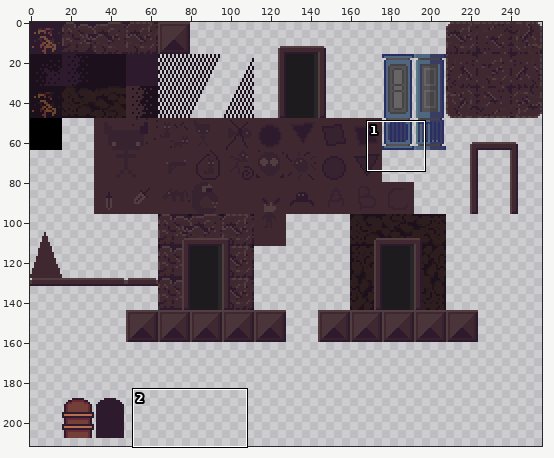
One commit to this sprite sheet: assets/art/tileset/misc.png. The picture above shows the old version from afar; the outline marks the close-up.
Close-up. Before the commit:
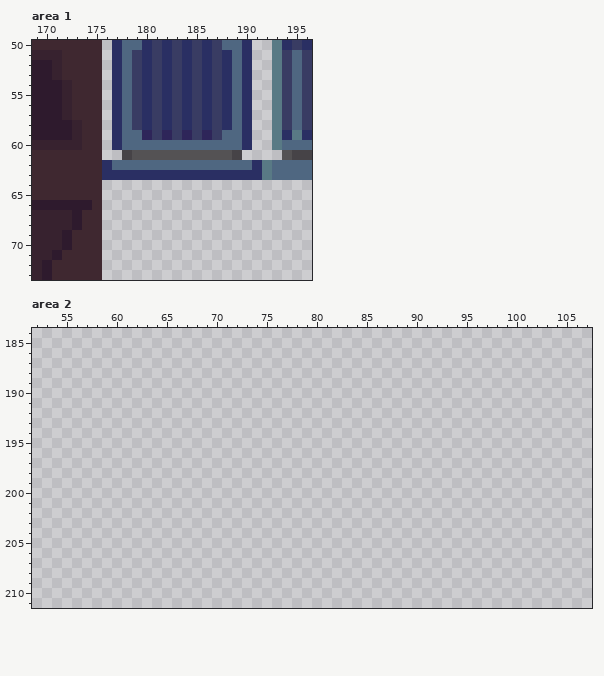
The file is 256x256 pixels. Colours within 5 levels of each other are drawn and written as one. Shown: area 1: x 169..196, y 50..73; area 2: x 52..107, y 184..211. The wide view leaves out empty margins.
Now the later version:
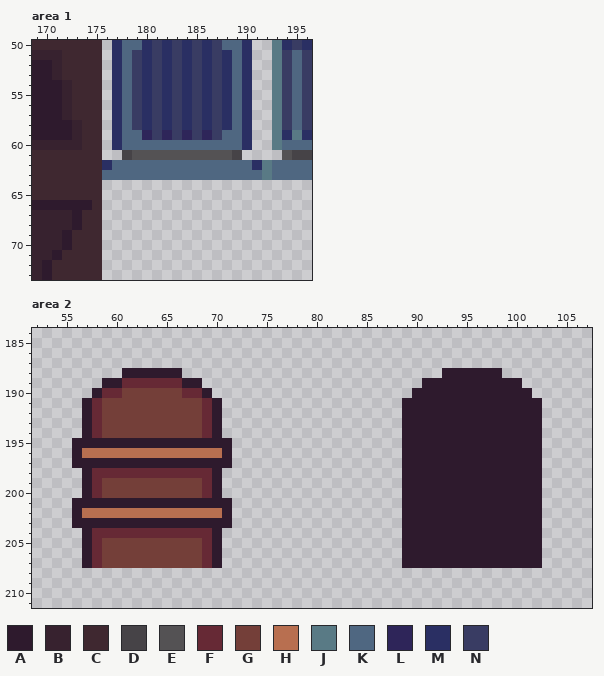
Palette (. is transparent): A #2e1a2d  B #37222f  C #3f2830  D #464347  E #545254  F #662935  G #743f39  H #b86f50  J #597a85  K #4f6781  L #2e2559  M #2a2f63  N #393c63
Difference:
Area 1:
The edit turns colour M into colour K in row 63 at x 176 to 191.
Area 2:
There is now colour A in row 188 at x 61 to 66 and 93 to 98; in row 189 at x 59 to 60, 67 to 68 and 91 to 100; in row 190 at x 58, 69 and 90 to 101; in rows 191 to 194 at x 57, 70 and 89 to 102; in row 195 at x 56 to 71 and 89 to 102; in row 196 at x 56, 71 and 89 to 102.
There is now colour A in row 197 at x 56 to 71 and 89 to 102; in rows 198 to 200 at x 57, 70 and 89 to 102; in row 201 at x 56 to 71 and 89 to 102; in row 202 at x 56, 71 and 89 to 102; in row 203 at x 56 to 71 and 89 to 102; in rows 204 to 207 at x 57, 70 and 89 to 102.
There is now colour F in row 189 at x 61 to 66; in row 190 at x 59 to 60 and 67 to 68; in rows 191 to 194 at x 58 and 69; in row 198 at x 58 to 69; in rows 199 to 200 at x 58 and 69; in row 204 at x 58 to 69.
There is now colour F in rows 205 to 207 at x 58 and 69.
There is now colour G in row 190 at x 61 to 66; in rows 191 to 194 at x 59 to 68; in rows 199 to 200 at x 59 to 68; in rows 205 to 207 at x 59 to 68.
There is now colour H in row 196 at x 57 to 70; in row 202 at x 57 to 70.
Changed places in both close-ups, as pixel boxes (x1, y1, x2, y2):
changed: (102, 170, 262, 180)
added: (72, 368, 232, 568)
added: (402, 368, 542, 568)
